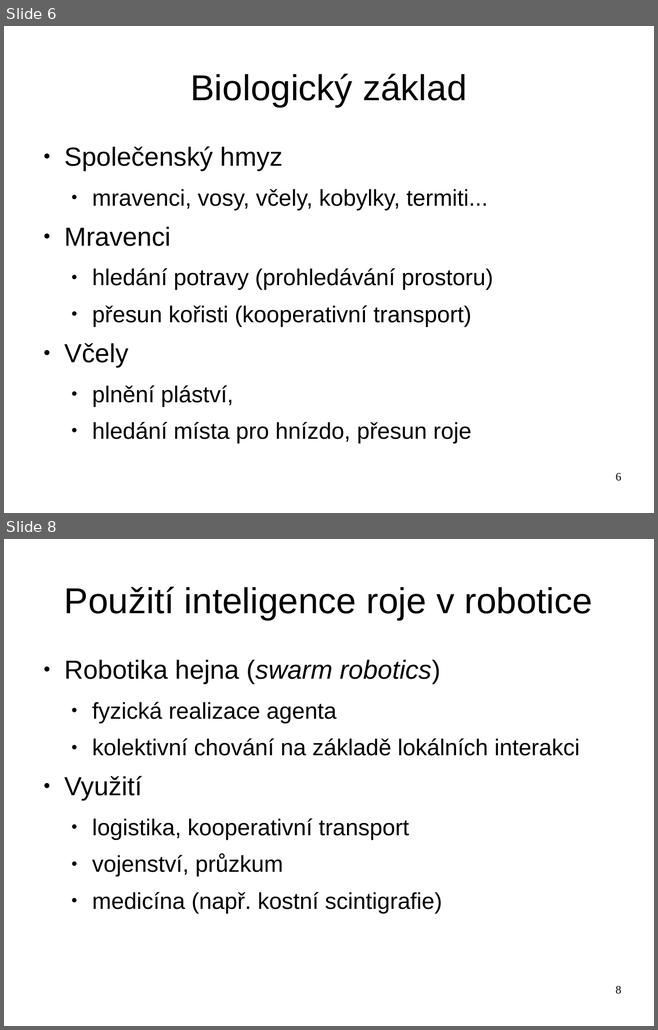
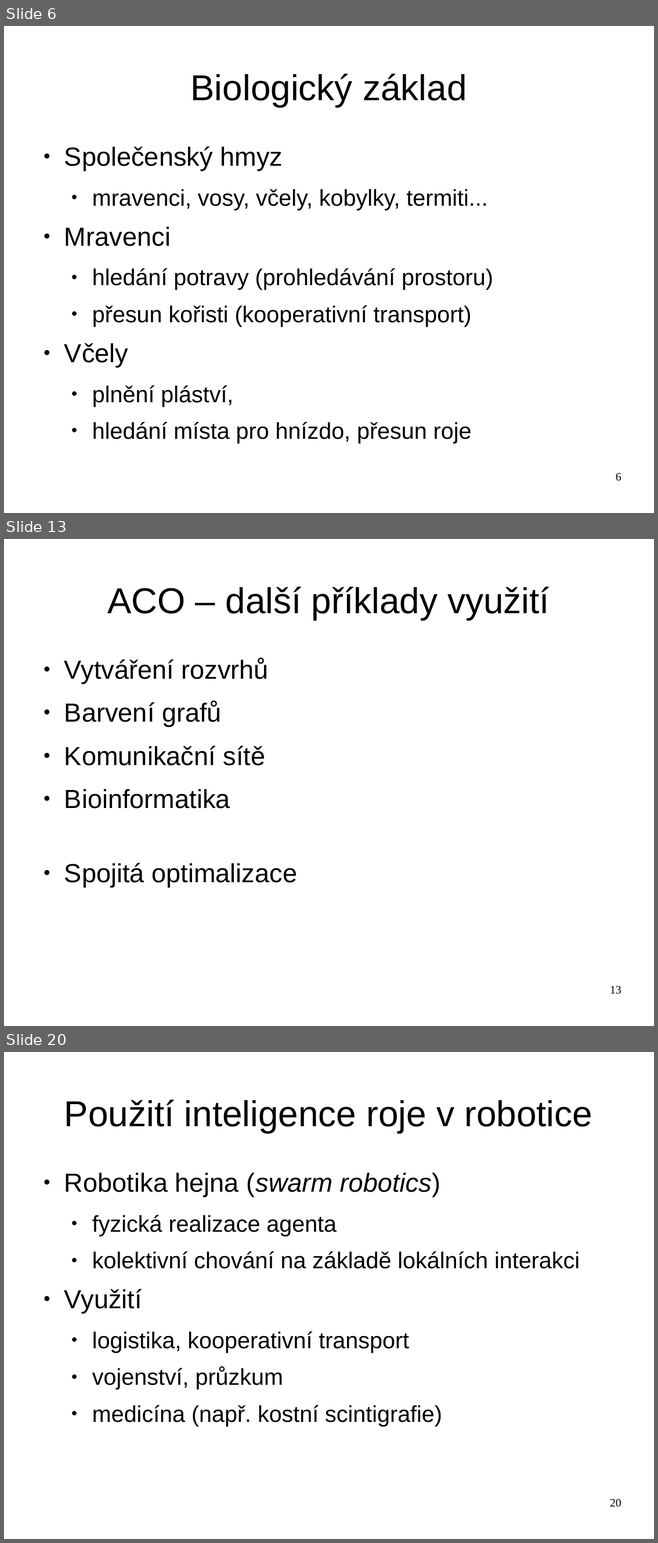
Before and after one commit to hellerstanislav/sin, a slide deck: presentation/swarm.odp. Shown one above the other, each under a label of ours: slides 6 and 8 before the commit, slides 6, 13 and 20 after it; the slides between them are not shown. The pictures are 658x1030 and 658x1543 pixels, drawn with LibreOffice and Linux fonts; fonts in the diff are those of the drawing. Boxes give left, top, right and bottom in pixels: in the first picture for what was removed or moved away, otherwise in the second. Text is boxed around its words. In the diff, an @@ line names an element or a change of style, - is before the commit and + after.

Commit message:
Dopsano PSO, nejake upravy v uvodu optimalizace a doplnen nastrel prezentace k optimalizaci.

```diff
--- a/presentation/swarm.odp
+++ b/presentation/swarm.odp
@@ slide 13 added at <box>4,539,654,1026</box>, background #FFFFFF @@
@@ title added at <box>107,587,549,620</box>, 44 pt, text #000000 @@
+ACO – další příklady využití
@@ text added at <box>64,658,297,888</box>, 32 pt, text #000000 @@
+● Vytváření rozvrhů
+● Barvení grafů
+● Komunikační sítě
+● Bioinformatika
+● Spojitá optimalizace
@@ page number added at <box>610,986,621,994</box>, 14 pt, text #000000 @@
+13
@@ what was slide 8 is now slide 20 @@
@@ page number at <box>610,1499,621,1507</box>: text changed @@
-8
+20
```
Also in this commit, not shown: 1 slide changed, 11 other slides added, 1 other file.
